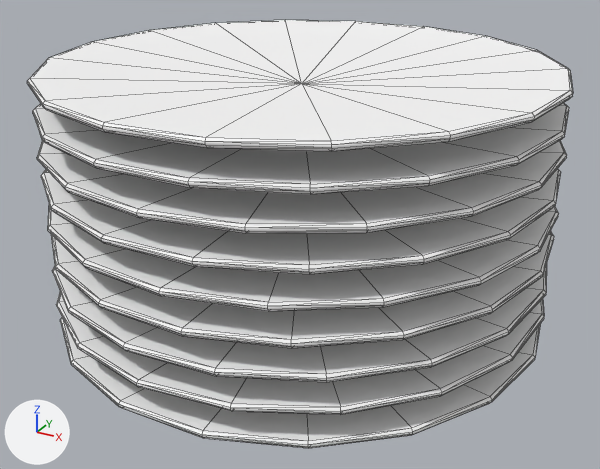
A saved change to the FBX model Content/Meshes/mesh_platestack_01.fbx.
Camera for both pictures: a 50 mm camera at (0.334, -0.61, 0.402) aimed at (0.004, -0.01, 0.102). Lighting does not change. The marker at lower left points along +X, +Y and +Z. Mesh edges are drawn as thin lines. Where no turn or scale is listed for an object, it has been applied to the vertices.
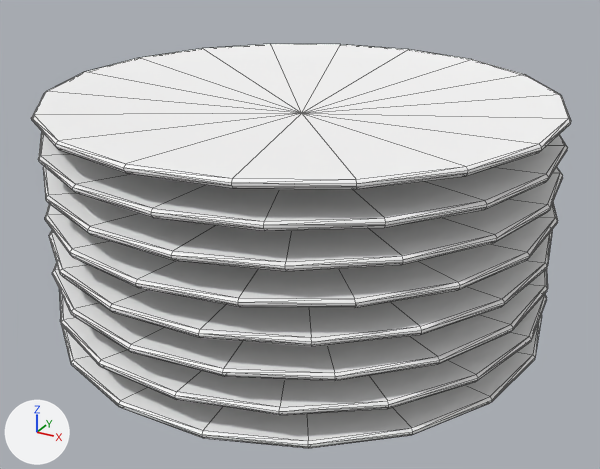
Location of each change, [x1, y1, x2, y2] in pixels of the pictures (600 x 469 px; the box of a moved part takes in the faces that stretch with it):
'pCylinder117', reshaped, moved: before [27, 20, 573, 448]; after [31, 44, 571, 448]
part 1 of me_mesh, moved or reshaped: before [60, 317, 540, 448]; after [60, 314, 542, 448]
part 2 of me_mesh, moved or reshaped: before [52, 264, 547, 382]; after [59, 289, 547, 415]
part 3 of me_mesh, moved or reshaped: before [51, 231, 554, 348]; after [52, 262, 548, 381]
part 4 of me_mesh, moved or reshaped: before [48, 204, 559, 311]; after [49, 229, 553, 346]
part 5 of me_mesh, moved or reshaped: before [41, 169, 561, 274]; after [45, 202, 558, 308]
part 6 of me_mesh, moved or reshaped: before [37, 140, 567, 233]; after [43, 167, 563, 271]
part 7 of me_mesh, moved or reshaped: before [33, 103, 569, 194]; after [38, 132, 568, 231]
part 8 of me_mesh, moved or reshaped: before [27, 20, 573, 151]; after [31, 44, 571, 189]
part 9 of me_mesh, deleted: before [56, 292, 544, 415]

Patch to the scene script:
```diff
--- a/Content/Meshes/mesh_platestack_01.fbx.py
+++ b/Content/Meshes/mesh_platestack_01.fbx.py
@@ me_mesh @@
 me_mesh.from_pydata(...)  # 990 vertices, 1944 faces; spans x -0.22..0.22, y -0.093..0.347, z -0.027..0.226
 # used by ob_pcylinder117; location = (0.0, -0.1268, 0.0273)
+# me_mesh part 1: the loose piece of 110 vertices spanning x -0.22..0.22, y -0.09..0.343, z -0.027..0.008 is moved by (0.0, -0.127, 0.027)
+# me_mesh part 2: the loose piece of 110 vertices spanning x -0.22..0.22, y -0.092..0.345, z 0.027..0.062 is turned 111.6 degrees about the z axis through its middle, then moved by (0.0, -0.127, 0.0)
+# me_mesh part 3: the loose piece of 110 vertices spanning x -0.22..0.22, y -0.092..0.345, z 0.055..0.09 is turned 47.7 degrees about the z axis through its middle, then moved by (0.0, -0.127, 0.001)
+# me_mesh part 4: the loose piece of 110 vertices spanning x -0.218..0.218, y -0.093..0.347, z 0.082..0.117 is turned 7.5 degrees about the z axis through its middle, then moved by (0.0, -0.127, 0.001)
+# me_mesh part 5: the loose piece of 110 vertices spanning x -0.22..0.22, y -0.09..0.343, z 0.109..0.144 is turned 167.9 degrees about the z axis through its middle, then moved by (0.0, -0.127, 0.002)
+# me_mesh part 6: the loose piece of 110 vertices spanning x -0.217..0.217, y -0.093..0.347, z 0.137..0.171 is turned -93.4 degrees about the z axis through its middle, then moved by (0.0, -0.127, 0.002)
+# me_mesh part 7: the loose piece of 110 vertices spanning x -0.22..0.22, y -0.09..0.344, z 0.164..0.199 is turned -27.5 degrees about the z axis through its middle, then moved by (0.0, -0.127, 0.002)
+# me_mesh part 8: the loose piece of 110 vertices spanning x -0.22..0.22, y -0.092..0.345, z 0.191..0.226 is turned -35.9 degrees about the z axis through its middle, then moved by (0.0, -0.127, 0.002)
+# me_mesh part 9: the loose piece of 110 vertices spanning x -0.219..0.219, y -0.093..0.346, z 0.0..0.035 is deleted
 me_mesh.materials.append(mat_mat_uvchecker)
@@ ob_pcylinder117 @@
 ob_pcylinder117 = bpy.data.objects.new('pCylinder117', me_mesh)
-ob_pcylinder117.location = (0.0, -0.1268, 0.0273)
+ob_pcylinder117.location = (0.0, 0.0, 0.0)
```
